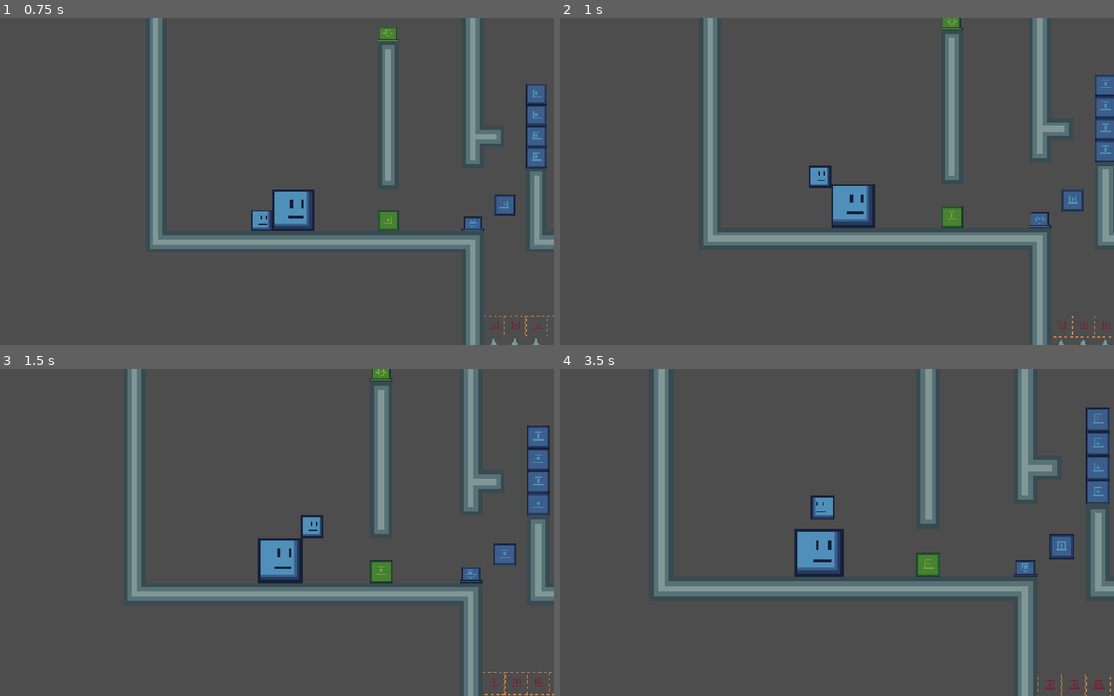
Above: before the commit, frames 1-4 (two rows, left to right).
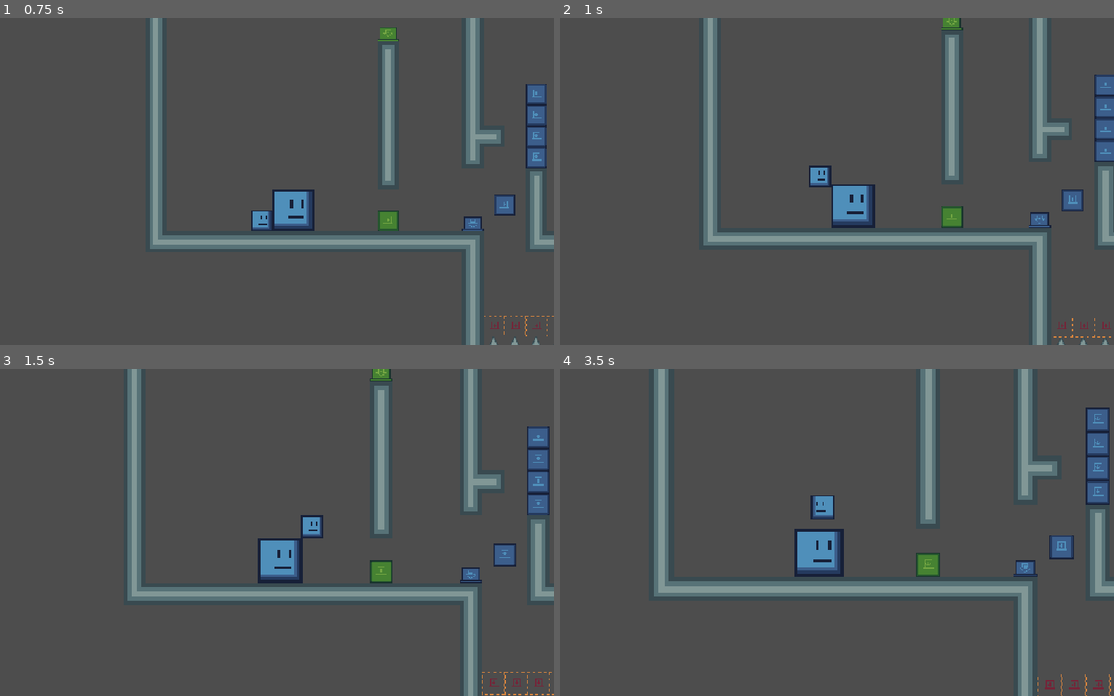
Above: after the commit, the same moments.

Repository: itstntcraft123/small-guy-big-guy
Game: Godot game, scene res://scenes/levels/level8.tscn
The game is run twice, just before and just after one commit, with the same random seed, the same clock (stepped at 60 frames per second) and the same inputs. This scene is started directly instead of the project's main scene.
Inputs (mouse positions are in pixels of both pictures, inside the frame that each line leads up to):
- Up to frame 1 (0.75 s): tap Enter at 0.5 s; move the mouse to (232, 246) at 0.52 s; hold D (small_right) from 0.53 s (still down); tap Alt at 0.6 s; click (232, 246) at 0.67 s
- Up to frame 2 (1 s): keep holding D (small_right); tap W (small_jump) at 0.77 s
- Up to frame 3 (1.5 s): keep holding D (small_right); move the mouse to (437, 581) at 1.27 s; tap Shift at 1.35 s
- Up to frame 4 (3.5 s): tap W (small_jump) at 1.52, 3.02 s; move the mouse to (648, 483) at 2.02 s; release D (small_right) at 2.03 s; hold A (small_left) from 2.03 s (still down); tap Alt at 2.1 s; move the mouse to (853, 532) at 2.77 s; tap Shift at 2.85 s; click (853, 532) at 2.92 s

Frame 1 is identical in both runs. In frame 2, 0.3% of the frame differs, in the area x 27-100%, y 0-98%; in frame 3, 0.2%; in frame 4, 0.6%, in the area x 17-100%, y 0-100%.

Commit message:
allow player to auto step up when it could move up with little y change this happens when the player is on another player, which means it's 0.1 below the other step

Diff:
--- a/scripts/player.gd
+++ b/scripts/player.gd
@@ -85,6 +85,9 @@
 					add_collision_exception_with(rider)
 				break
 
+	if test_move(global_transform, Vector2(0, 0.5)) and (test_move(global_transform.translated(Vector2(0, 0.5)), Vector2(-1, 0)) or test_move(global_transform.translated(Vector2(0, 0.5)), Vector2(1, 0))):
+		move_and_collide(Vector2(0, -0.5))
+
 	move_and_slide()
 
 	standing_on = null
@@ -109,9 +112,9 @@
 			other.top_rider = self
 			other.add_collision_exception_with(self)
 		if other is Door and col.get_depth() > 1:
-			if !test_point(Vector2(position.x + 32, 0)):
+			if !test_point(Vector2(position.x + 32, position.y)):
 				position.x += 32
-			elif !test_point(Vector2(position.x - 32, 0)):
+			elif !test_point(Vector2(position.x - 32, position.y)):
 				position.x -= 32
 
 	if rider:
